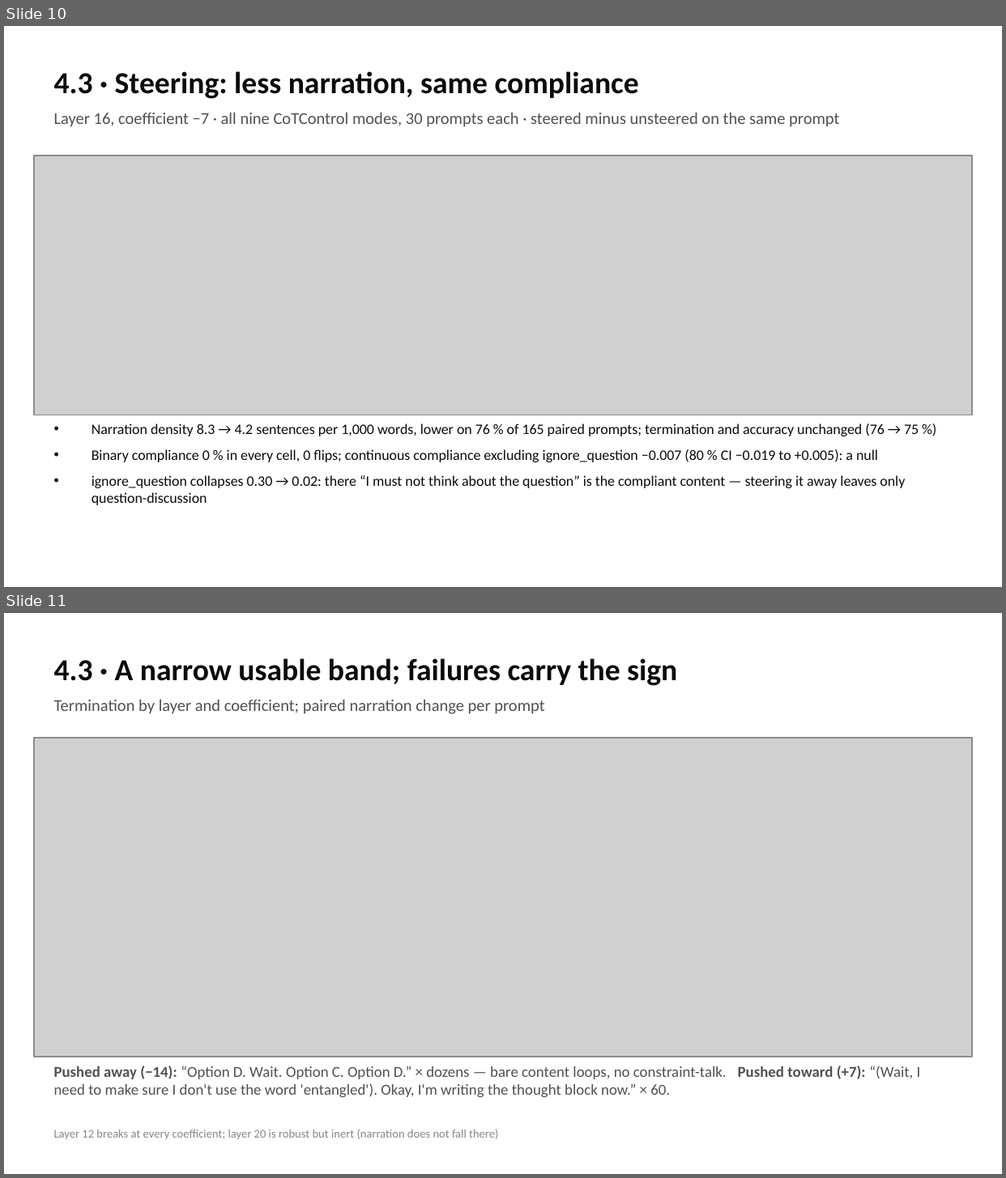
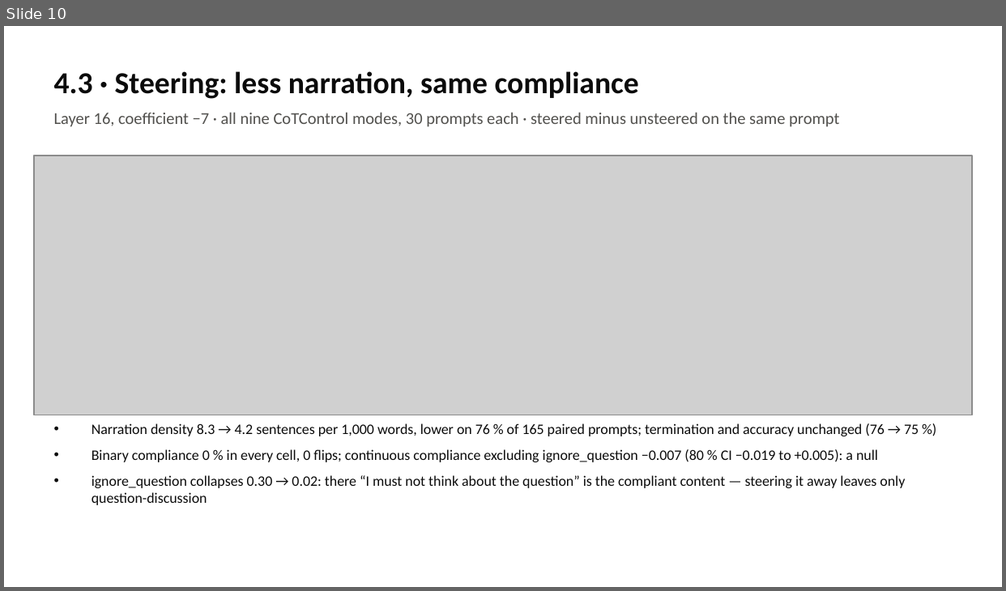
Before and after one commit to kleopatra102/cot-control-ft, a slide deck: META_DISCUSSION_SUMMARY.pptx. Shown one above the other, each under a label of ours: slides 10 and 11 before the commit, slide 10 after it. The pictures are 1006x1178 and 1006x591 pixels, drawn with LibreOffice and Linux fonts; fonts in the diff are those of the drawing; grey boxes stand for pictures. Boxes give left, top, right and bottom in pixels: in the first picture for what was removed or moved away, otherwise in the second. Text is boxed around its words. In the diff, an @@ line names an element or a change of style, - is before the commit and + after.

```diff
--- a/META_DISCUSSION_SUMMARY.pptx
+++ b/META_DISCUSSION_SUMMARY.pptx
@@ slide 11 removed at (4,613,1002,1174), background #FFFFFF @@
@@ text removed at (54,658,677,686) @@
-4.3 · A narrow usable band; failures carry the sign
@@ text removed at (54,699,544,714) @@
-Termination by layer and coefficient; paired narration change per prompt
@@ picture removed at (34,738,972,1057) @@
@@ text removed at (54,1066,921,1097) @@
-Pushed away (−14): “Option D. Wait. Option C. Option D.” × dozens — bare content loops, no constraint-talk. Pushed toward (+7): “(Wait, I need to make sure I don't use the word 'entangled'). Okay, I'm writing the thought block now.” × 60.
@@ text removed at (54,1129,498,1140) @@
-Layer 12 breaks at every coefficient; layer 20 is robust but inert (narration does not fall there)
```
Also in this commit, not shown: 2 slides changed, 1 slide added, 10 other files.
